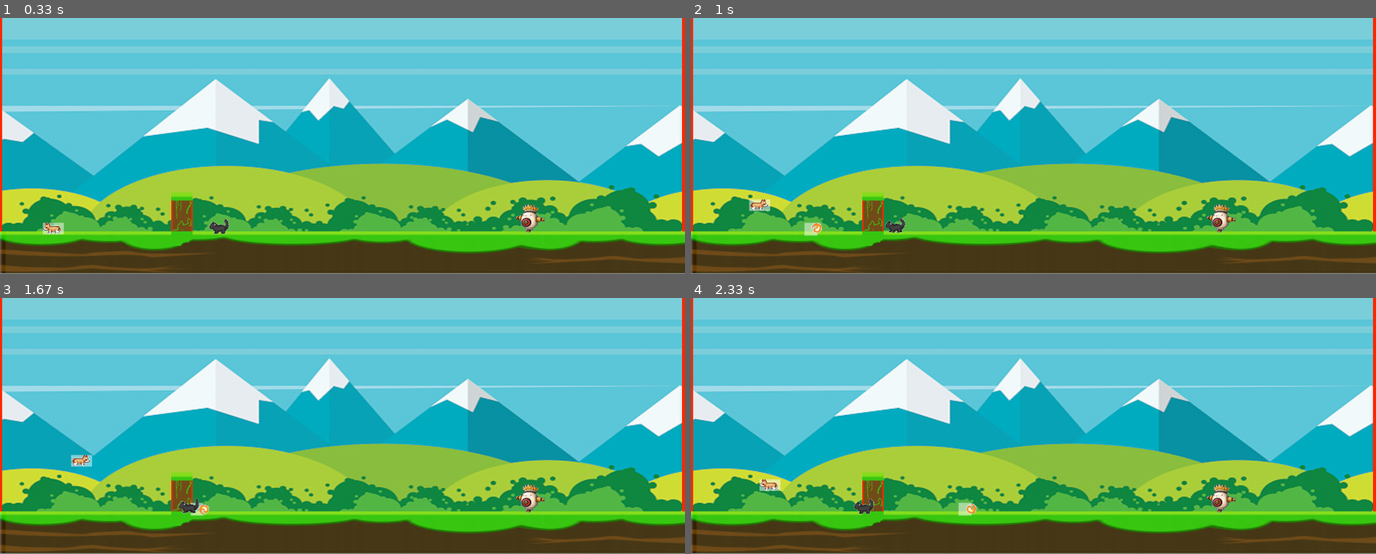
Above: before the commit, frames 1-4 (two rows, left to right).
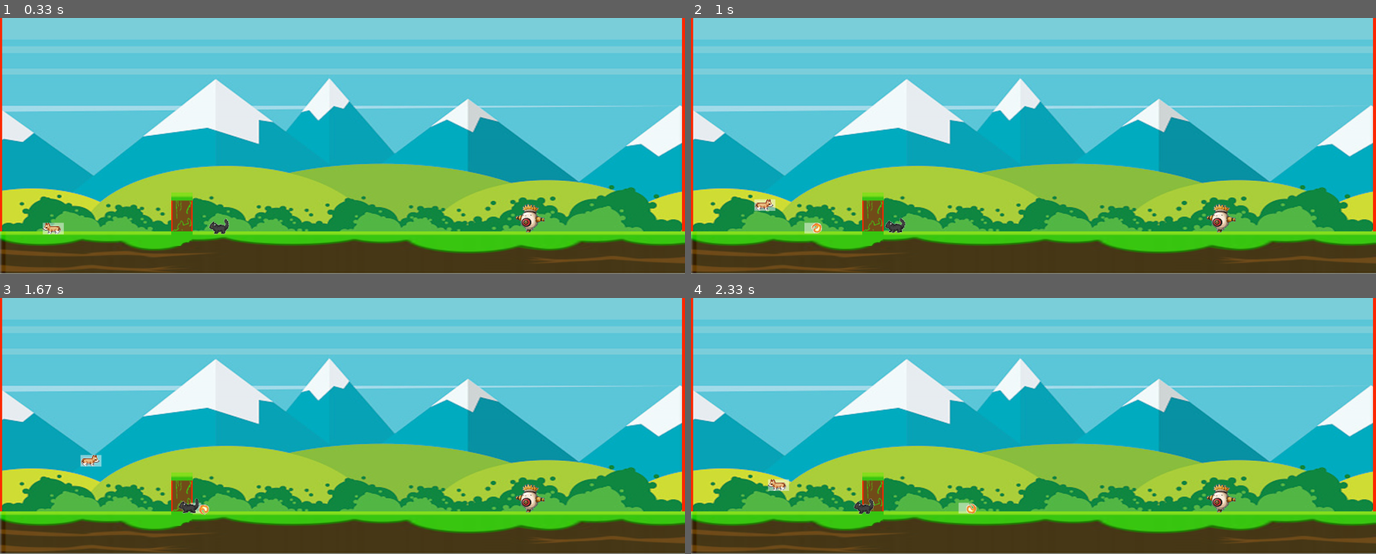
Above: after the commit, the same moments.

Repository: vex1123/4443-2D-PyGame-Ferguson
Game: pygame game, started from Assignments/P01.1/P_01.py/Practiceprog.py
Two runs of this game, one before a commit and one after it. Both use one fixed random seed, a clock stepped at 60 frames per second and the inputs below.
Inputs:
- Up to frame 1 (0.33 s): no input
- Up to frame 2 (1 s): tap Space at 0.33, 0.73 s; hold Right from 0.67 s (still down); tap X at 0.82 s
- Up to frame 3 (1.67 s): tap Space at 1.03, 1.23, 1.57 s; release Right at 1.13 s; hold Up 1.17-1.47 s; hold Right from 1.5 s (still down)
- Up to frame 4 (2.33 s): tap Space at 1.87, 2.07 s; release Right at 1.97 s; hold Left from 2 s (still down); tap X at 2.15 s

Frame 1 is identical in both runs. In frame 2, 0.2% of the frame differs, in the area x 8-19%, y 70-86%; in frame 3, 0.2%, in the area x 10-30%, y 61-86%; in frame 4, 0.2%.

Commit message:
added music

Diff:
--- a/Assignments/P01.1/P_01.py/Practiceprog.py
+++ b/Assignments/P01.1/P_01.py/Practiceprog.py
@@ -1,6 +1,7 @@
 #animal sprites from whtdragon on rpgmaker forums, used with permission
 #bullet sprites and background from freepik.com edited by myself
 #target dummy sprite from maplestory
+# all sounds royalty free from dl-sounds.com
 
 
 import sys
@@ -8,6 +9,7 @@
 import pprint
 import pygame
 import math
+from pygame import mixer
 
 #initialize pygame
 pygame.init()
@@ -37,13 +39,35 @@
 #clock
 clock = pygame.time.Clock()
 
-
+#sounds for startup
+mixer.music.load('background_music.wav')
+mixer.music.play(-1)
+cat_sound = mixer.Sound('cat_meow.wav')
+cat_sound.play()
+dog_sound = mixer.Sound('Pew_Pew.wav')
+
+'''
+#camera class
+class Camera(object):
+    def __init__(self, camera_func, width, height):
+        self.camera_func = camera_func
+        self.state = Rect(0, 0, width, height)
+
+    def apply(self, target):
+        return target.rect.move(self.state.topleft)
+
+    def update(self, target):
+        self.state = self.camera_func(self.state, target.rect)
+'''
+#bounds animation check
+left_Barrier = False
+rightBarrier = False
 
 #player data
 
 playerX = 100
 playerY = 480
-playervel = 6
+playervel = 8
 playerW = 48
 playerH = 26
 left = False
@@ -115,6 +139,7 @@
     global Cleft
     global idle
     #create background in window
+    #background sound
     screen.blit(bg, (0,0))
     screen.blit(bgbottom, (0, 500))
     screen.blit(ob1, (400, 409))
@@ -153,10 +178,14 @@
         bulletY = playerY
 
     if shoot:
-        hbp = pygame.Surface((30,30))  # the size of your rect
-        hbp.set_alpha(128)                # alpha level
-        hbp.fill((255,255,255))           # this fills the entire surface
-        screen.blit(hbp, (bulletX,bulletY))    # (0,0) are the top-left coordinates
+        if not shot:
+            dog_sound.play()
+            shot = True
+        #bullet hitbox
+        hbb = pygame.Surface((25,25))  # the size of your rect
+        hbb.set_alpha(128)                # alpha level
+        hbb.fill((255,255,255))           # this fills the entire surface
+        screen.blit(hbb, (bulletX,bulletY))    # (0,0) are the top-left coordinates
         #check if shooting up and prevent bullet direction change
         if up and not lShoot and not rShoot:
             upShoot = True
@@ -239,6 +268,7 @@
 while running:
     clock.tick(18)
     pygame.time.delay(50)
+
     for event in pygame.event.get():
         if event.type == pygame.QUIT:
             running = False
@@ -278,7 +308,7 @@
         Cright = False
         catStanding = False
 
-    elif Cright and catX < 800 - catW:
+    elif Cright and catX < 1600 - catW:
         catX += catVel
         Cleft = False
         catStanding = False
Not shown, added: Assignments/P01.1/P_01.py/readme.md
Not shown, added: Assignments/P01.1/P_01.py/Bonk.wav
Not shown, added: Assignments/P01.1/P_01.py/Pew_Pew.wav
Not shown, added: Assignments/P01.1/P_01.py/background_music.wav
Not shown, added: Assignments/P01.1/P_01.py/cat_meow.wav
